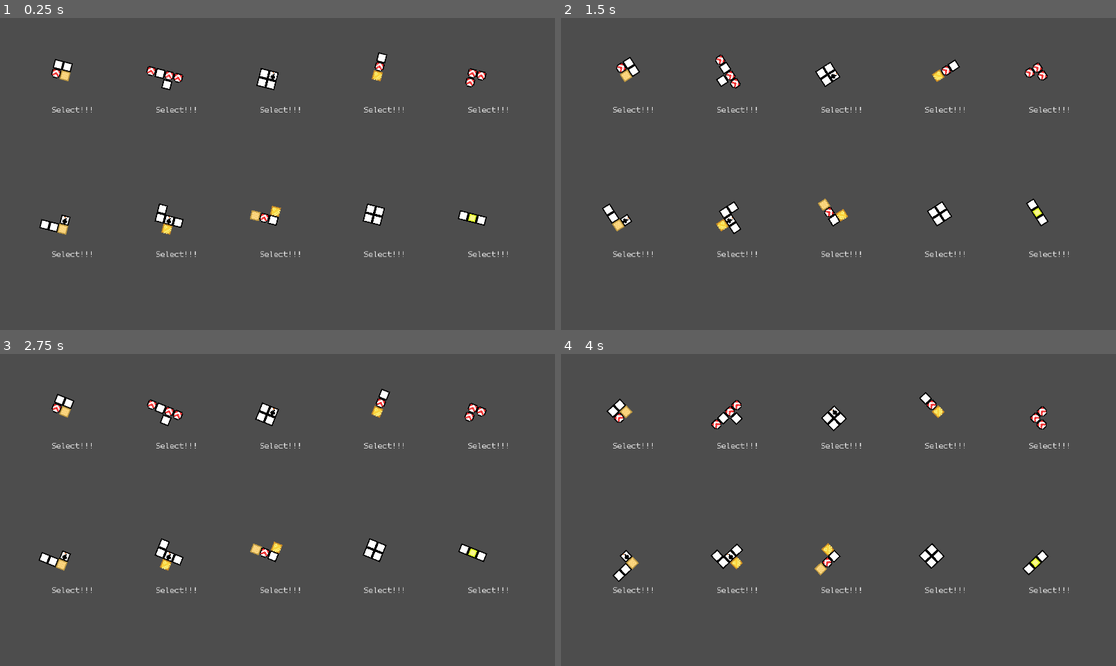
Above: before the commit, frames 1-4 (two rows, left to right).
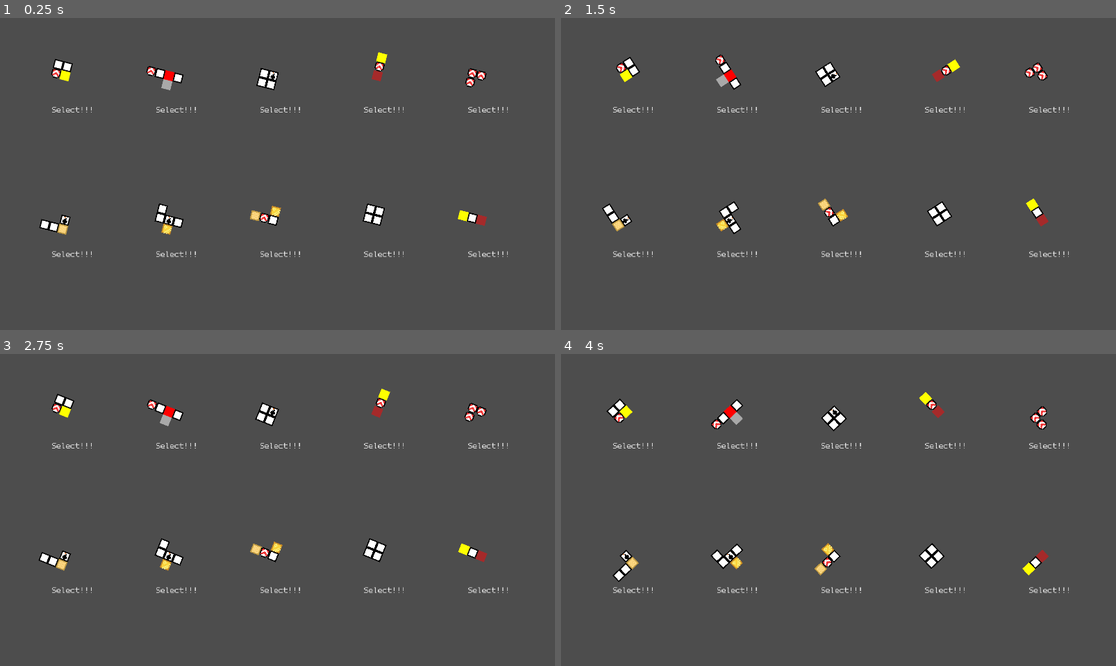
Above: after the commit, the same moments.

Repository: AsgerHB/create-jam-spring-2025
Game: Godot game, scene res://Scenes/RunDuplicate.tscn
The game is run twice, just before and just after one commit, with the same random seed, the same clock (stepped at 60 frames per second) and the same inputs. This scene is started directly instead of the project's main scene.
Inputs:
- Up to frame 1 (0.25 s): no input
- Up to frame 2 (1.5 s): hold Up (ui_up) from 0.53 s (still down)
- Up to frame 3 (2.75 s): release Up (ui_up) at 2.03 s; hold Left (ui_left) from 2.03 s (still down)
- Up to frame 4 (4 s): release Left (ui_left) at 3.53 s; hold Space (slam_down) from 3.53 s (still down)

The runs differ from the first frame. In frame 1, 0.4% of the frame differs, in the area x 10-88%, y 10-67%; in frame 2, 0.4%; in frame 3, 0.4%; in frame 4, 0.4%, in the area x 10-88%, y 12-72%.

Commit message:
Added gift, concrete, clock and plant pot

Diff:
--- a/Scripts/Cell.gd
+++ b/Scripts/Cell.gd
@@ -10,15 +10,28 @@
 	Balloon,
 	Gold,
 	Bomb,
+	Concrete,
+	ConcreteSemiBroken,
+	Clock,
+	Gift,
+	PlantPot,
+	Plant,
 }
 # Map that assigns a complexity score to each cell type
+const infinity = 1000000
 const cell_complexity_score = {
 	Type.Standard: 0,
 	Type.Sand: 1,
+	Type.Concrete: 1,
+	Type.ConcreteSemiBroken: infinity,
 	Type.Compressed: 2,
 	Type.Balloon: 1,
 	Type.Gold: 3,
 	Type.Bomb: 3,
+	Type.Clock: 1,
+	Type.Gift: 1,
+	Type.PlantPot: 1,
+	Type.Plant: infinity,
 }
 # A mapping of a sprite's state and where it maps to in the sprite sheet
 const SpriteCoords: Dictionary[Type, Vector2i] = {
@@ -42,12 +55,29 @@
 
 func _draw() -> void:
 	const rec = Rect2(-CELL_SIZE / 2, -CELL_SIZE / 2, CELL_SIZE, CELL_SIZE)
-	var sprite_coords = SpriteCoords[type]
-	draw_texture_rect_region(sprite_sheet, rec, Rect2(sprite_coords.x, sprite_coords.y, 8,8))
+	match type:
+		Type.Concrete:
+			draw_rect(rec, Color.DARK_GRAY)
+		Type.ConcreteSemiBroken:
+			draw_rect(rec, Color.LIGHT_GRAY)
+		Type.Clock:
+			draw_rect(rec, Color.YELLOW)
+		Type.Gift:
+			draw_rect(rec, Color.RED)
+		Type.PlantPot:
+			draw_rect(rec, Color.BROWN)
+		Type.Plant:
+			draw_rect(rec, Color.GREEN)
+		_:
+			var sprite_coords = SpriteCoords[type]
+			draw_texture_rect_region(sprite_sheet, rec, Rect2(sprite_coords.x, sprite_coords.y, 8,8))
 
 func destroy(game: TetrisGame):
 	# Do effects
 	match type:
+		Type.Concrete:
+			game.remove_at(grid_pos.x, grid_pos.y)
+			game.set_at(grid_pos.x, grid_pos.y, Type.ConcreteSemiBroken)
 		Type.Bomb:
 			var particle_instance = explosion_particle.instantiate()
 			get_parent().add_child(particle_instance)
@@ -60,6 +90,9 @@
 				var n = game.get_at(res_grid_pos.x, res_grid_pos.y)
 				if n != null:
 					n.destroy(game)
+		Type.Clock:
+			game.remove_at(grid_pos.x, grid_pos.y)
+			game.remaining_time += 5
 		_:
 			game.remove_at(grid_pos.x, grid_pos.y)
 
@@ -96,3 +129,30 @@
 		Type.Gold:
 			if tick % 12 == 0:
 				game.score_counter.apply_score(1, position)
+		Type.PlantPot:
+			if tick % 18 == 0:
+				var pos = grid_pos
+				for i in range(5):
+					pos += Vector2i(0, -1)
+					if game.out_of_bounds(pos.x, pos.y):
+						break
+
+					var c = game.get_at(pos.x, pos.y)
+					if c != null:
+						if c.type != Type.Plant:
+							break
+					else:
+						game.set_at(pos.x, pos.y, Type.Plant)
+						break
+
+func on_place(game: TetrisGame):
+	# Called when the cell is placed
+	match type:
+		Type.Gift:
+			game.remove_at(grid_pos.x, grid_pos.y)
+			var non_infinite_complexity_types = []
+			for _type in Type.values():
+				if cell_complexity_score[_type] < infinity:
+					non_infinite_complexity_types.append(_type)
+			var new_type = non_infinite_complexity_types[randi() % non_infinite_complexity_types.size()]
+			game.set_at(grid_pos.x, grid_pos.y, new_type)
--- a/TetrisGame.gd
+++ b/TetrisGame.gd
@@ -171,6 +171,8 @@
 		return
 	tick_number += 1
 
+	clear_full_rows()
+
 	# Call on_tick for all cells in order of their type
 	var cell_type_to_cells: Dictionary[Cell.Type, Array] = {}
 	for y in range(HEIGHT):
@@ -309,10 +311,9 @@
 	for cell in falling_tetriminos.cells:
 		var res_grid_pos = falling_tetriminos.grid_pos + cell.grid_pos
 		set_at(res_grid_pos.x, res_grid_pos.y, cell.type)
+		get_at(res_grid_pos.x, res_grid_pos.y).on_place(self)
 	falling_tetriminos.queue_free()
 	falling_tetriminos = null
-
-	clear_full_rows()
 
 
 func clear_full_rows():
